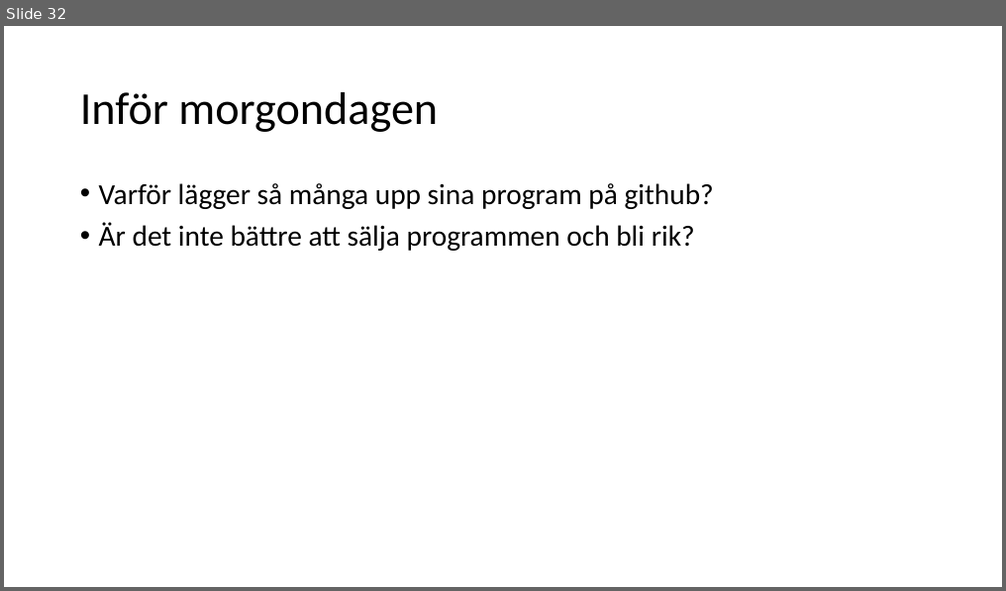
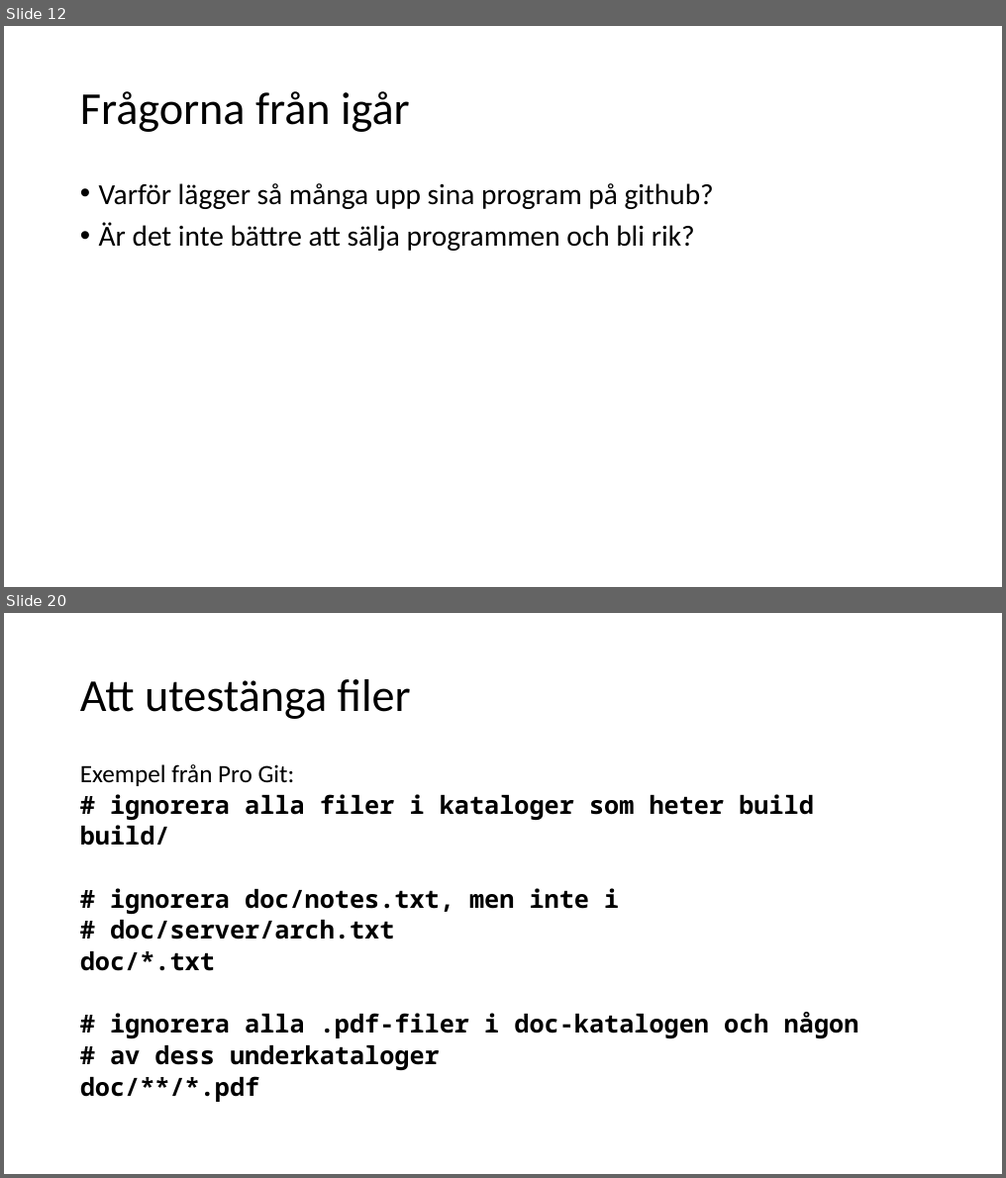
Before and after one commit to Rnqst/Lexicon-PRG122-gavle-2022, a slide deck: prg122 tisdag.odp. Shown one above the other, each under a label of ours: slide 32 before the commit, slides 12 and 20 after it; the slides between them are not shown. The pictures are 1006x591 and 1006x1178 pixels, drawn with LibreOffice and Linux fonts; fonts in the diff are those of the drawing. Boxes give left, top, right and bottom in pixels: in the first picture for what was removed or moved away, otherwise in the second. Text is boxed around its words. In the diff, an @@ line names an element or a change of style, - is before the commit and + after.

Commit message:
hemuppgifter och självstudier
de utlovade filerna för tisdag och onsdag

```diff
--- a/prg122 tisdag.odp
+++ b/prg122 tisdag.odp
@@ slide 20 added at [4, 613, 1002, 1174], background #FFFFFF @@
@@ title added at [80, 679, 411, 719], 44 pt, text #000000 @@
+Att utestänga filer
@@ text added at [80, 764, 859, 1102], 24 pt, text #000000, bold @@
+Exempel från Pro Git:
+# ignorera alla filer i kataloger som heter build
+build/
+# ignorera doc/notes.txt, men inte i
+# doc/server/arch.txt
+doc/*.txt
+# ignorera alla .pdf-filer i doc-katalogen och någon
+# av dess underkataloger
+doc/**/*.pdf
@@ what was slide 32 is now slide 12 @@
@@ slide 12 changed as well @@
@@ title at [80, 91, 410, 132]: text changed @@
-Inför morgondagen
+Frågorna från igår
```
Also in this commit, not shown: 9 other slides changed, 17 other slides added, 18 slides removed, 8 other files.
